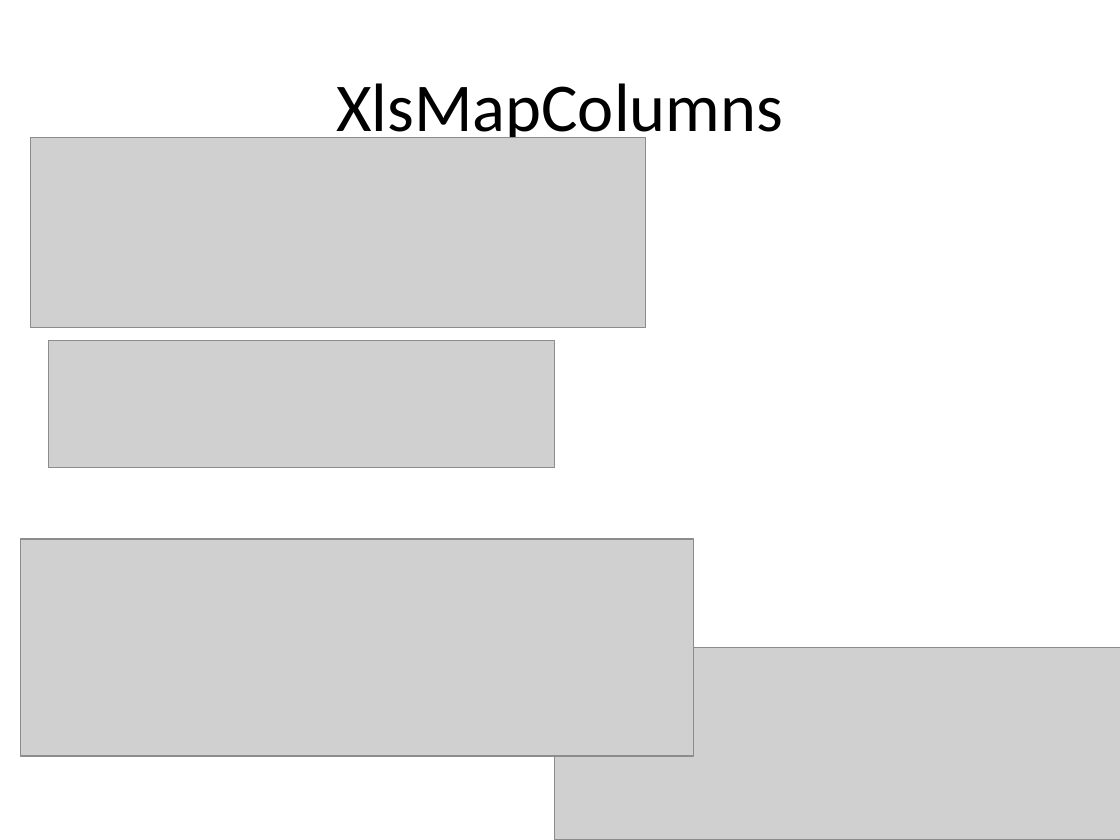
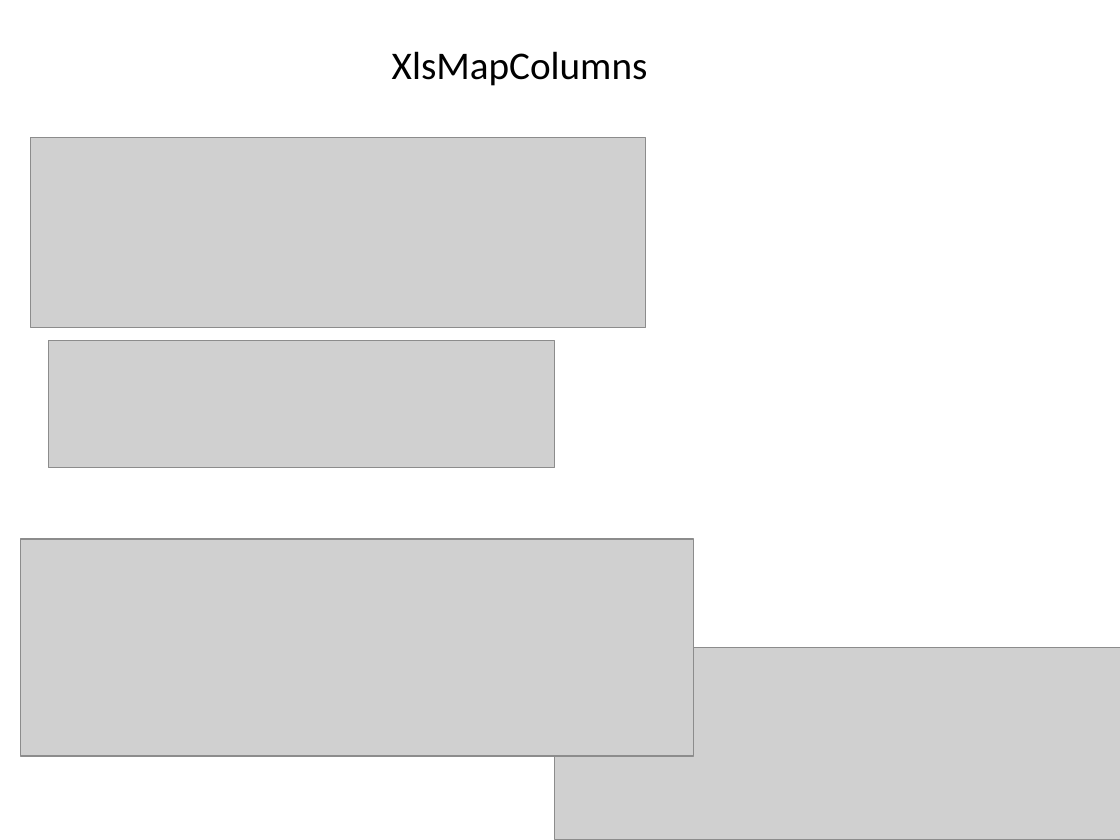
Before and after one commit to mygreen/xlsmapper, a slide deck: slide 11 of src/site/sphinx/memo/images.pptx. Drawn at 1120x840 pixels with LibreOffice and Linux fonts; fonts in the diff are those of the drawing; grey boxes stand for pictures. Boxes give left, top, right and bottom in pixels: in the first picture for what was removed or moved away, otherwise in the second. Text is boxed around its words. In the diff, an @@ line names an element or a change of style, - is before the commit and + after.

```diff
--- a/src/site/sphinx/memo/images.pptx
+++ b/src/site/sphinx/memo/images.pptx
@@ title "XlsMapColumns" at [392, 51, 648, 86]: size 44 to 25.2 pt @@
```
Also in this commit, not shown: 3 other slides changed, 2 slides added, 29 other files.
